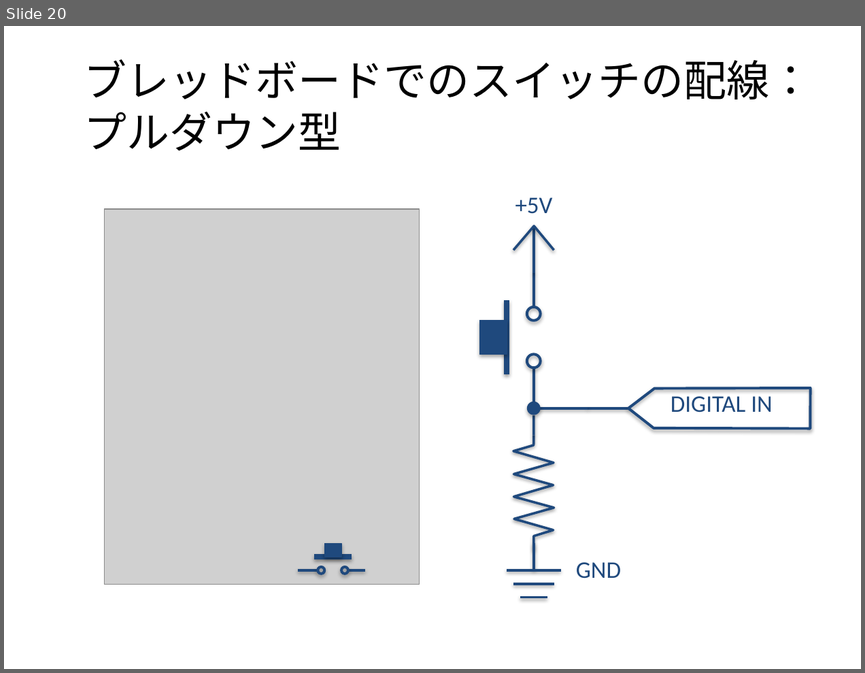
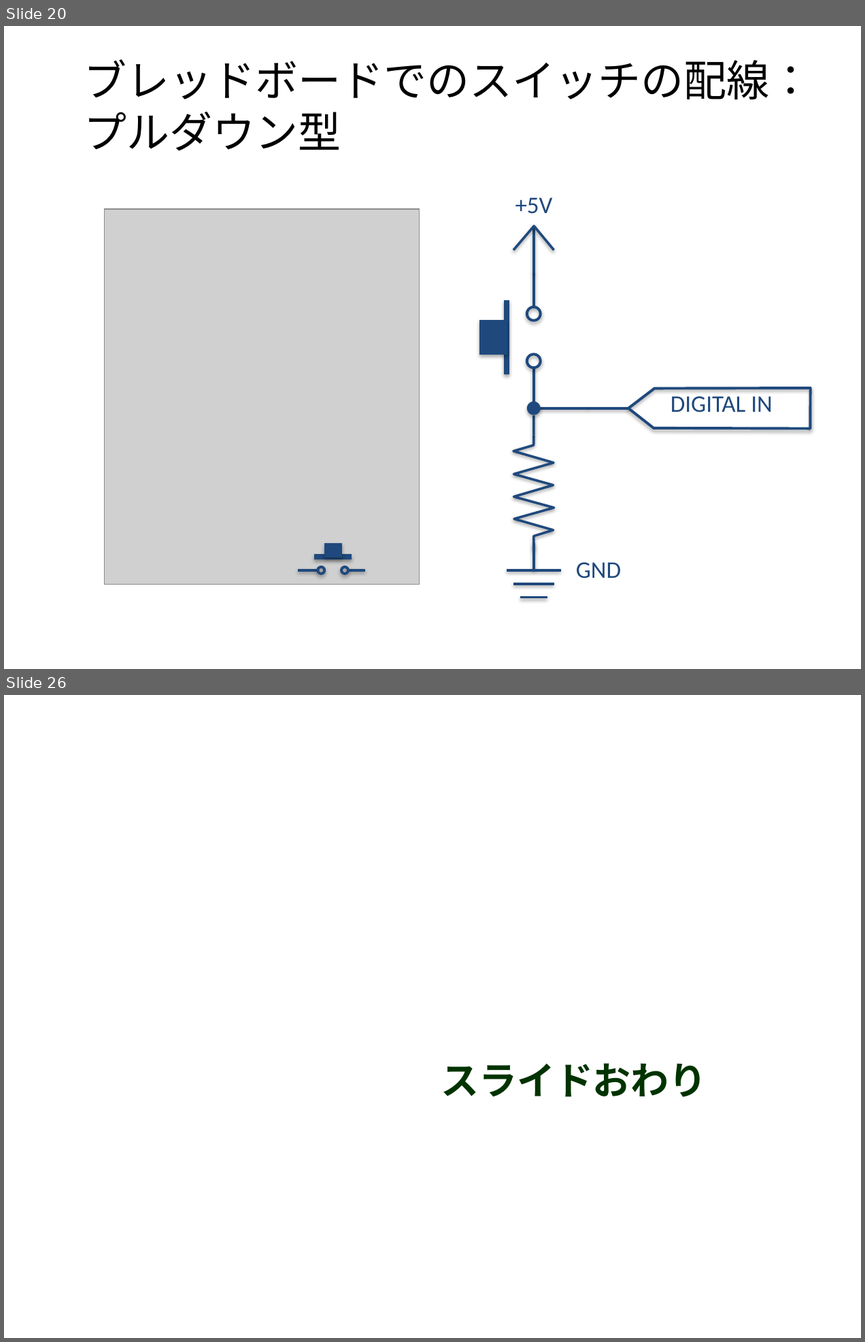
Before and after one commit to MatsK/Courses, a slide deck: CS2/Arduino入門.pptx. Shown one above the other, each under a label of ours: slide 20 before the commit, slides 20 and 26 after it; the slides between them are not shown. The pictures are 865x673 and 865x1342 pixels, drawn with LibreOffice and Linux fonts; fonts in the diff are those of the drawing; grey boxes stand for pictures; background and template pictures are left out. Boxes give left, top, right and bottom in pixels: in the first picture for what was removed or moved away, otherwise in the second. Text is boxed around its words. In the diff, an @@ line names an element or a change of style, - is before the commit and + after.

```diff
--- a/CS2/Arduino入門.pptx
+++ b/CS2/Arduino入門.pptx
@@ slide 26 added at (4, 695, 861, 1338), background picture (left out) @@
@@ title added at (441, 1063, 707, 1097), 40 pt, text #003300, bold, small capitals @@
+スライドおわり
```
Also in this commit, not shown: 4 slides changed, 3 other slides added, 21 other files.
